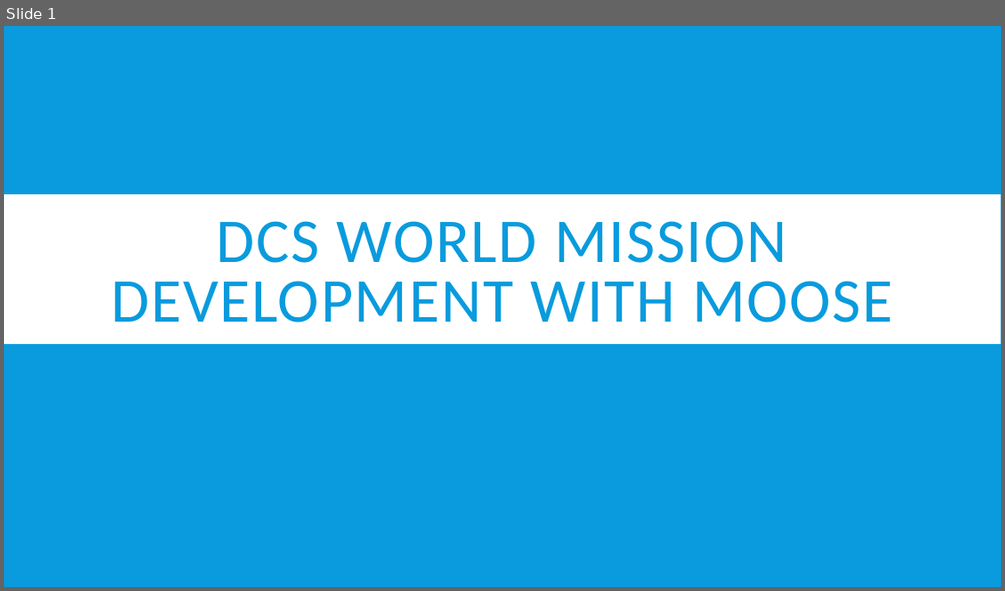
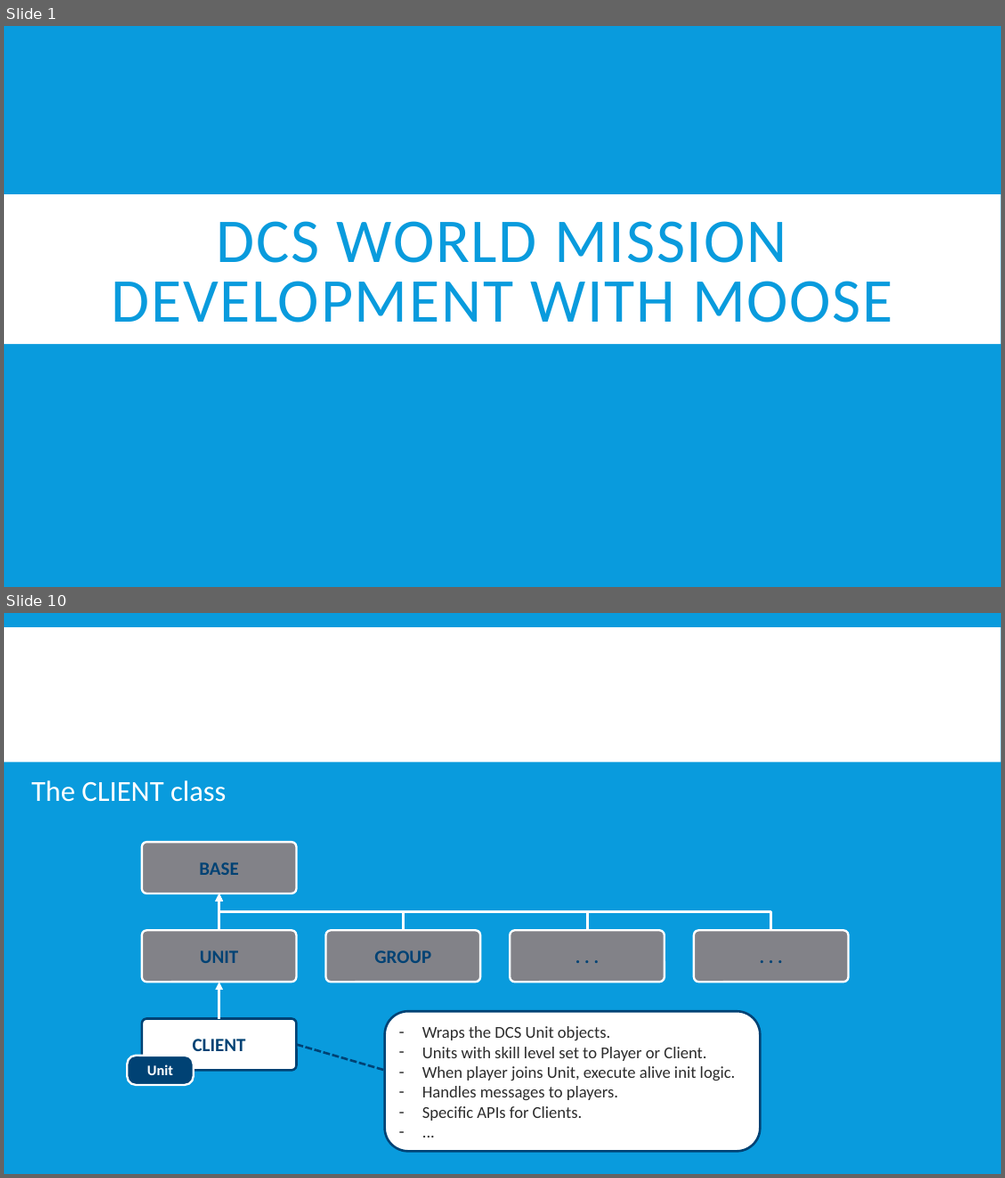
Before and after one commit to FlightControl-Master/MOOSE, a slide deck: Presentations/DCS World - MOOSE - Development - Part 3 - The DATABASE - UNIT - CLIENT - GROUP - ZONE, .pptx. Shown one above the other, each under a label of ours: slide 1 before the commit, slides 1 and 10 after it; the slides between them are not shown. The pictures are 1005x591 and 1005x1178 pixels, drawn with LibreOffice and Linux fonts; fonts in the diff are those of the drawing; background and template pictures are left out. Boxes give left, top, right and bottom in pixels: in the first picture for what was removed or moved away, otherwise in the second. Text is boxed around its words. In the diff, an @@ line names an element or a change of style, - is before the commit and + after.

```diff
--- a/Presentations/DCS World - MOOSE - Development - Part 3 - The DATABASE - UNIT - CLIENT - GROUP - ZONE, .pptx
+++ b/Presentations/DCS World - MOOSE - Development - Part 3 - The DATABASE - UNIT - CLIENT - GROUP - ZONE, .pptx
@@ slide 10 added at (4,613,1001,1174), background #099BDD @@
@@ rectangle added at (4,627,1001,762), fill #FFFFFF @@
@@ title added at (103,636,903,760), 40 pt, text #FFFFFF, bold @@
+MOOSE WRAPPER CLASSES
@@ text added at (32,780,226,802), 28 pt, text #FFFFFF @@
+The CLIENT class
@@ rounded rectangle added at (142,842,297,893), fill #828288, outline #FFFFFF 2 pt, 18 pt, text #004274, bold @@
+BASE
@@ arrow added from (219, 930) to (219, 893), #FFFFFF 2.5 pt @@
@@ elbow arrow added from (404, 930) to (219, 893), #FFFFFF 2.5 pt @@
@@ elbow arrow added from (587, 930) to (219, 893), #FFFFFF 2.5 pt @@
@@ elbow arrow added from (771, 930) to (219, 893), #FFFFFF 2.5 pt @@
@@ rounded rectangle added at (142,930,297,981), fill #828288, outline #FFFFFF 2 pt, 18 pt, text #004274, bold @@
+UNIT
@@ rounded rectangle added at (325,930,480,981), fill #828288, outline #FFFFFF 2 pt, 18 pt, text #004274, bold @@
+GROUP
@@ rounded rectangle added at (510,930,665,981), fill #828288, outline #FFFFFF 2 pt, 18 pt, text #004274, bold @@
+. . .
@@ rounded rectangle added at (695,930,849,981), fill #828288, outline #FFFFFF 2 pt, 18 pt, text #004274, bold @@
+. . .
@@ arrow added from (219, 1018) to (219, 981), #FFFFFF 2.5 pt @@
@@ rounded rectangle added at (385,1011,760,1151), fill #FFFFFF, outline #004274 2.25 pt, 16 pt, text #2C2C2C @@
+– Wraps the DCS Unit objects.
+– Units with skill level set to Player or Client.
+– When player joins Unit, execute alive init logic.
+– Handles messages to players.
+– Specific APIs for Clients.
+– ...
@@ rounded rectangle added at (142,1018,297,1070), fill #FFFFFF, outline #004274 2.25 pt, 18 pt, text #004274, bold @@
+CLIENT
@@ rounded rectangle added at (128,1055,194,1085), fill #004274, outline #FFFFFF 2 pt, 14 pt, text #FFFFFF, bold @@
+Unit
@@ line added from (297, 1045) to (385, 1070), #004274 2.25 pt dashed @@
```
Also in this commit, not shown: 6 slides changed, 6 other slides added, 1 slide removed.
